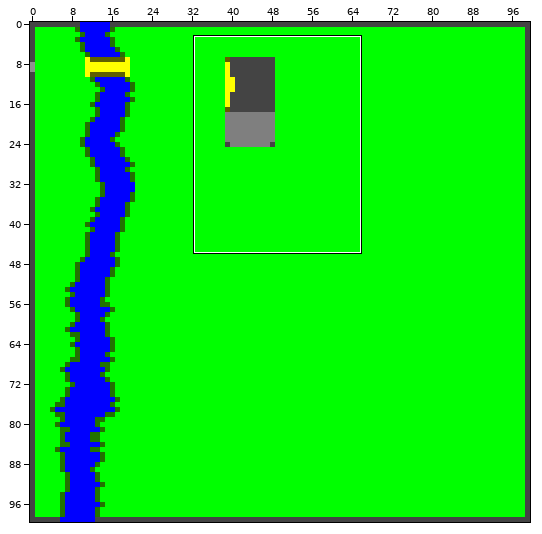
Edited in one commit: sprite sheet (res/Islands/Utopia.png). The picture above shows the old version from afar; the outline marks the close-up.
Close-up. Before the commit:
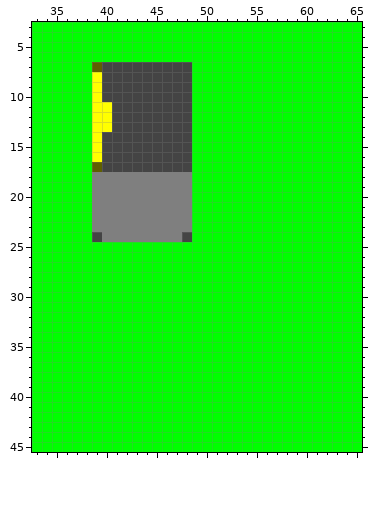
The file is 100x100 pixels. Shown: x 33..65, y 3..45.
Now the later version:
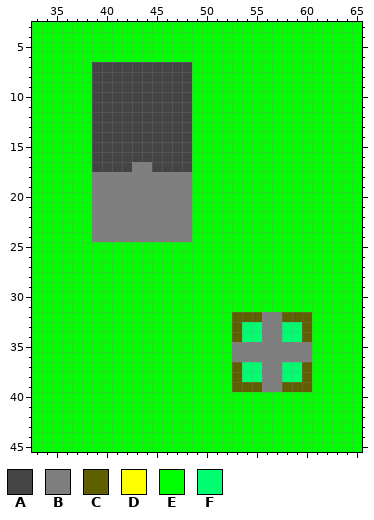
Palette (. is transparent): A #444444  B #7f7f7f  C #5f5f00  D #ffff00  E #00ff00  F #00ff70
The exact change:
Colour C gives way to colour A in row 7 at x 39; in row 17 at x 39.
Colour D gives way to colour A in rows 8 to 10 at x 39; in rows 11 to 13 at x 39 to 40; in rows 14 to 16 at x 39.
Colour A gives way to colour B in row 17 at x 43 to 44; in row 24 at x 39 and 48.
Colour E gives way to colour B in rows 32 to 34 at x 56 to 57; in rows 35 to 36 at x 53 to 60; in rows 37 to 39 at x 56 to 57.
Colour E gives way to colour C in row 32 at x 53 to 55 and 58 to 60; in rows 33 to 34 at x 53 and 60; in rows 37 to 38 at x 53 and 60; in row 39 at x 53 to 55 and 58 to 60.
Colour E gives way to colour F in rows 33 to 34 at x 54 to 55 and 58 to 59; in rows 37 to 38 at x 54 to 55 and 58 to 59.
Where, in picture pixels (left, top, right, bottom), the same in both close-ups:
changed: (92, 62, 152, 172)
changed: (92, 232, 102, 242)
changed: (182, 232, 192, 242)
changed: (232, 312, 312, 392)
